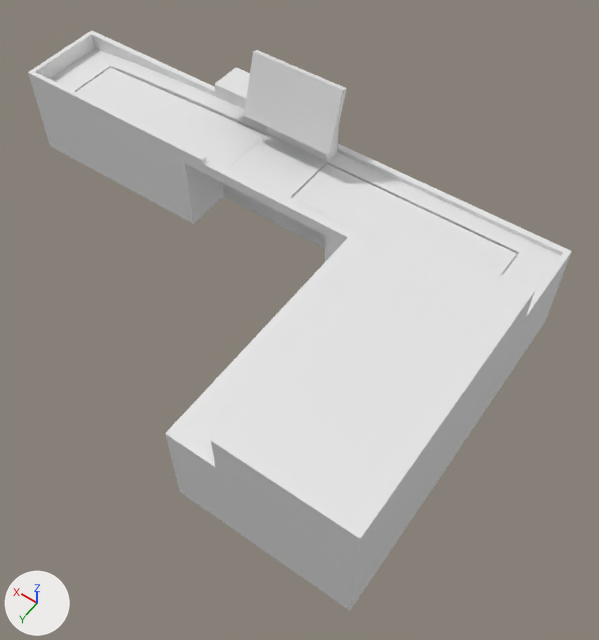
What one commit did to the FBX model mask-game/Assets/Register.fbx.
Rendered twice from a 50 mm camera at (-1.145, 1.302, 1.679) aimed at (-0.435, 0.308, 0.117). Lighting does not change. The marker at lower left points along +X, +Y and +Z. Where no turn or scale is listed for an object, it has been applied to the vertices.

Names of what the first picture shows: 'Base', 'Belt002', 'Belt1', 'Box001', 'Plane001'.
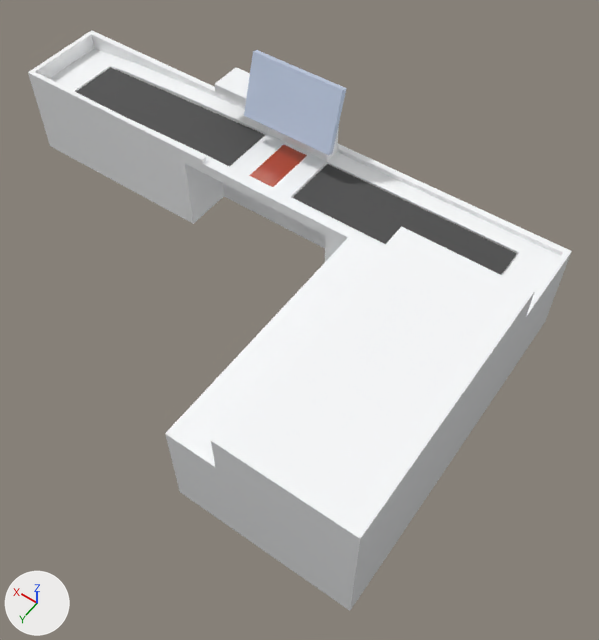
Commit message: new register

Diff of the bpy script that builds the scene:
```diff
--- a/mask-game/Assets/Register.fbx.py
+++ b/mask-game/Assets/Register.fbx.py
@@ mat_material__21 @@
+mat_material__21 = principled_material('Material #21')
+mat_material__21.base_color = (0.974, 0.985, 0.997)  # white #fcfdff
+mat_material__21.roughness = 0.15
@@ mat_material__20 @@
+mat_material__20 = principled_material('Material #20')
+mat_material__20.base_color = (0.0706, 0.0706, 0.0706)  # dark grey #4b4b4b
+mat_material__20.roughness = 0.63
@@ mat_material__23 @@
+mat_material__23 = principled_material('Material #23')
+mat_material__23.base_color = (0.553, 0.0829, 0.04)  # red #c45138
+mat_material__23.roughness = 0.0
+mat_material__23.ior = 1.52
+mat_material__23.transmission_weight = 0.3
+mat_material__23.emission_color = (0.187, 0.0214, 0.00629)  # brown #782813
+mat_material__23.emission_strength = 0.2
@@ mat_material__22 @@
+mat_material__22 = principled_material('Material #22')
+mat_material__22.base_color = (0.586, 0.632, 0.779)  # light grey #c9d0e4
+mat_material__22.roughness = 0.256
+mat_material__22.ior = 1.4
+mat_material__22.transmission_weight = 0.2
+mat_material__22.emission_color = (0.513, 0.758, 0.984)  # blue #bee2fd
+mat_material__22.emission_strength = 0.1
@@ me_mesh_002 @@
 me_mesh_002.from_pydata(...)  # 25 vertices, 16 faces; spans x -0.282..0.282, y -0.076..0.076, z -0.011..0.011
+me_mesh_002.materials.append(mat_material__20)  # dark grey #4b4b4b
@@ me_mesh_003 @@
 me_mesh_003.from_pydata(...)  # 98 vertices, 96 faces; spans x -0.131..0.131, y -0.058..0.008, z -0.002..0.164
+me_mesh_003.materials.append(mat_material__22)  # light grey #c9d0e4
@@ me_mesh @@
 me_mesh.from_pydata(...)  # 1638 vertices, 1603 faces; spans x -0.89..0.63, y -0.13..0.78, z 0.0..0.42
+me_mesh.materials.append(mat_material__21)  # white #fcfdff
@@ me_mesh_001 @@
 me_mesh_001.from_pydata(...)  # 25 vertices, 16 faces; spans x -0.267..0.267, y -0.076..0.076, z 0.0
+me_mesh_001.materials.append(mat_material__20)  # dark grey #4b4b4b
@@ me_mesh_004 @@
 me_mesh_004.from_pydata(...)  # 25 vertices, 16 faces; spans x -0.0373..0.0373, y -0.0731..0.0731, z 0.0
+me_mesh_004.materials.append(mat_material__23)  # red #c45138
```

What differs and where, as boxes [x1, y1, x2, y2] in the pictures (599 x 640 px):
'Base', recoloured
    both: [28, 30, 572, 541]
'Belt1', recoloured (white to grey)
    both: [293, 164, 517, 275]
'Belt002', recoloured (white to grey)
    both: [76, 67, 265, 166]
'Box001', recoloured
    both: [244, 50, 347, 155]
'Plane001', recoloured (white to red)
    both: [249, 145, 307, 187]
